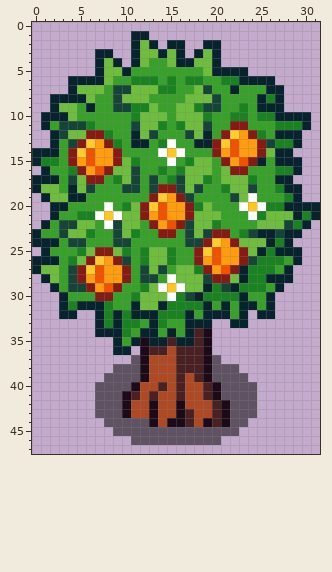
Two states of a pixel-art sprite, assets/terrain/arvores/arvore09.png. The picture above is the old version.
The file is 32x48 pixels.
Now the later version:
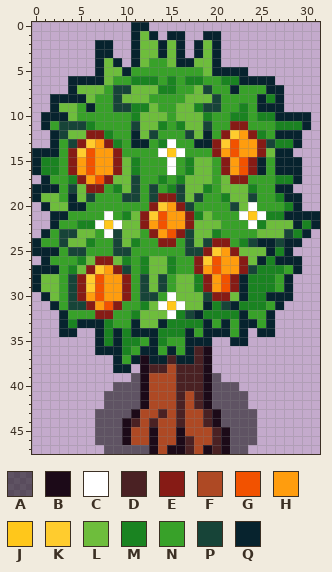
Palette (. is transparent): A #00000083  B #1c0a18  C #ffffff  D #4a2123  E #861b15  F #ae4924  G #f25200  H #ff9d0e  J #ffc71b  K #ffcc2e  L #6ebd3c  M #1a8321  N #38a129  P #174438  Q #07232e
Changes in this commit:
Changed rows in their new state; - is an unchanged pixel.
first column x 7:
 0 ----QQ--------
 1 -----LQ-QQ--QQ
 2 QQ----LQL--QL-
first column x 0:
16 QMM-EHGHHE-M--NCNM---EHGEQ-QQ---
17 .-N-MEHGEL---NMNM--L--EEN--MMQ--
18 -QQ-P-EE-ML---NM--LM-L--M--Q-.--
19 QL-N-LP---PP-PEEPLP--ML-P--MQ---
20 -QLLQQ--N-NNNEK-EPNN--PLCNNNM-..
21 ---Q-NNNCNM--K----M-N--CJCMMQ-Q-
22 -.QNNMMCJC--EHGHHE--L---CM--LQMQ
23 .Q--P-L-C--L-EHGE--LMN-NNLLLPMQ-
24 -NNPLLM---LM--EE--LPEENMPQ-P-Q--
25 Q-Q-PPNNNPP-NNNN-PPEK-EL-LQM-.--
26 .-N-NMLEELM--------K----LQ-QQ---
27 -QQ-MLEK-EP-M-LMNNEHGHHEP--MNQ--
28 QL----K------LPN--MEHGE---MN----
29 QLL--EKGHHE-P-PNL-MEHGEQ--MNQ---
30 -QLNPEHGHHENPPN-LLLPEEL-MM-QQ---
31 --QNPPEHGE-NM-CJCLL-MPQMMMNQ----
32 ----NNNEENNMLLLC-PQMMMM-NN------
33 ---QMQQ--NNQLLQMMMM-NQN-QNQ-----
34 ---QQ---M--Q--MMM-NQQQNQ-QQ-----
35 -------QM-MMN-MNN-QQ--QQ--------
36 -------QQ-MNQQNQNQ--------------
37 ---------QNQ-QQDQQ--.-----------
38 ---------QQ.-DD-----...---------
39 --------...------D---...--------
40 -------..--AB-F--DDBA--..-------
41 -------.--AABF----DBA---.-------
42 -------.--AABF--D-DBAA--.-------
43 ----------AB-FD-DF-DBA----------
44 -------A--BDFD-FDF-DBA--A-------
45 -------AA-BFFBFFBFFFDB-AA-------
46 -------AAABFFBFFBDFFDBAAA-------
47 --------AAAAABFBBDFBDBAA--------
Changed places in both pictures, as pixel boxes (x1, y1, x2, y2):
changed: (95, 22, 221, 49)
changed: (32, 166, 320, 454)
